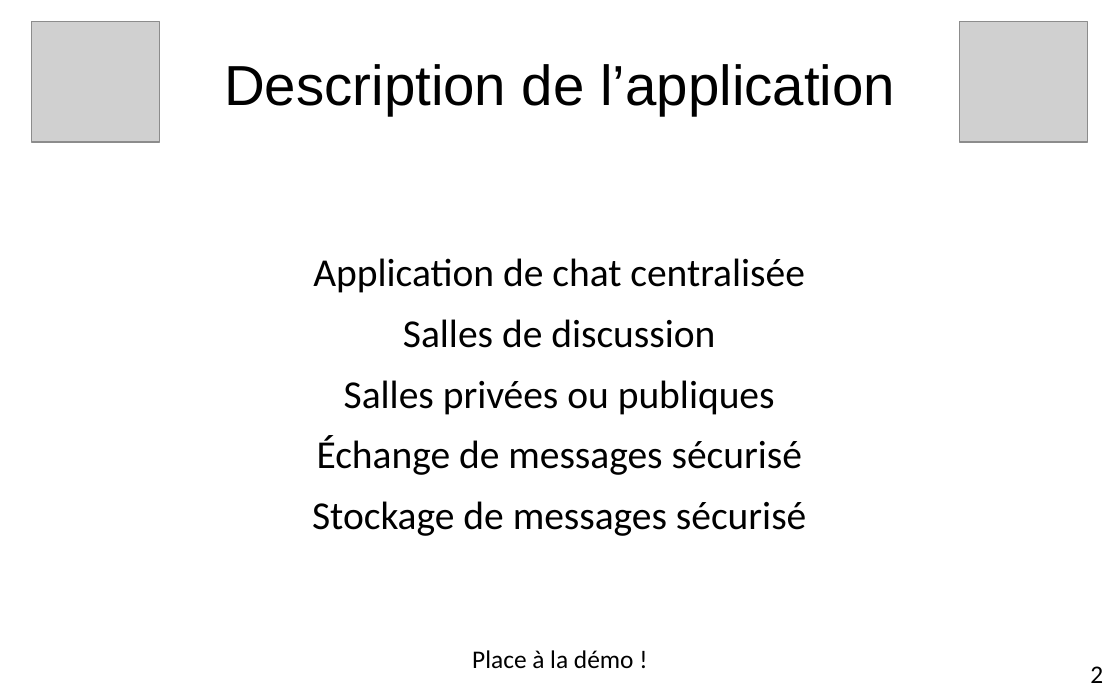
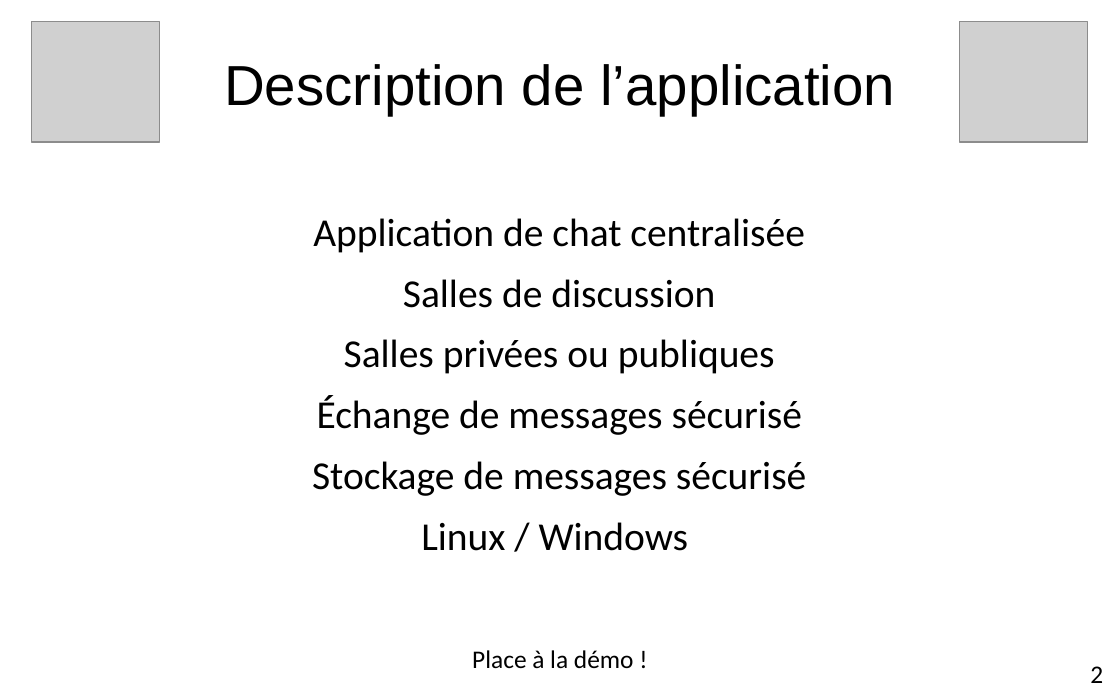
Before and after one commit to edri/ProjetChat2015, a slide deck: slide 3 of Documentation/Présentation/Projet de semestre.pptx. Drawn at 1120x700 pixels with LibreOffice and Linux fonts; fonts in the diff are those of the drawing; grey boxes stand for pictures; background and template pictures are left out. Boxes give left, top, right and bottom in pixels: in the first picture for what was removed or moved away, otherwise in the second. Text is boxed around its words. In the diff, an @@ line names an element or a change of style, - is before the commit and + after.

```diff
--- a/Documentation/Présentation/Projet de semestre.pptx
+++ b/Documentation/Présentation/Projet de semestre.pptx
@@ text "Application de chat centralisée": place and size @@
-text "Application de chat centralisée" at <box>312,258,806,536</box>
+text "Application de chat centralisée" at <box>312,218,806,551</box>
@@ text at <box>421,522,689,551</box>: paragraph added @@
+Linux / Windows
```
Also in this commit, not shown: 3 other slides changed, 2 other files.
